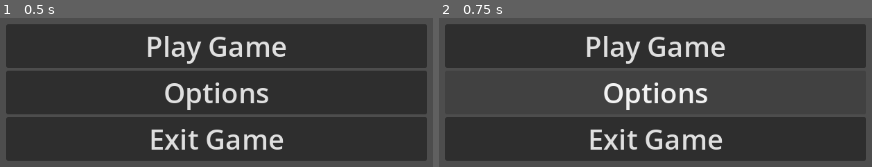
Above: before the commit, frames 1-2 (left to right).
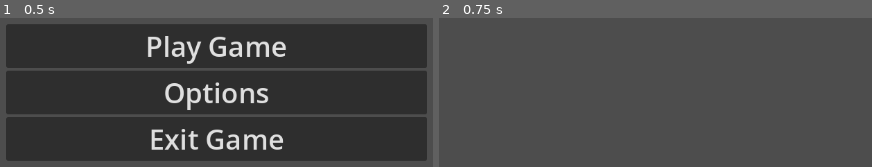
Above: after the commit, the same moments.

Repository: ecclepe-droid/compost-defender
Game: Godot game, scene res://Scenes/starting_screen.tscn
The game is run twice, just before and just after one commit, with the same random seed, the same clock (stepped at 60 frames per second) and the same inputs. Before the commit the project has no main scene; this scene is started directly in both runs.
Inputs:
- Up to frame 1 (0.5 s): no input
- Up to frame 2 (0.75 s): click "Options" at 0.5 s

Frame 1 is identical in both runs. In frame 2, 58% of the frame differs, in the area x 1-99%, y 4-96%.

Commit message:
UI & Level Selecting

Diff:
--- /dev/null
+++ b/compost-defender/Scenes/level_select_screen.gd
@@ -0,0 +1,20 @@
+extends Control
+
+const LEVEL_ONE = preload("res://Scenes/level_1.tscn")
+const STARTING_SCREEN = preload("res://Scenes/starting_screen.tscn")
+
+
+func _ready() -> void:
+	pass
+
+
+func _process(delta: float) -> void:
+	pass
+
+
+func _on_level_one_button_pressed() -> void:
+	get_tree().change_scene_to_packed(LEVEL_ONE)
+
+
+func _on_start_screen_button_pressed() -> void:
+	get_tree().change_scene_to_packed(STARTING_SCREEN)
--- /dev/null
+++ b/compost-defender/Scenes/level_select_screen.tscn
@@ -0,0 +1,73 @@
+[gd_scene format=3 uid="uid://doredddjuxaar"]
+
+[ext_resource type="Script" uid="uid://lxjps4cjxf08" path="res://Scenes/level_select_screen.gd" id="1_cmltv"]
+
+[node name="LevelSelectScreen" type="Control" unique_id=1006004596]
+layout_mode = 3
+anchors_preset = 15
+anchor_right = 1.0
+anchor_bottom = 1.0
+grow_horizontal = 2
+grow_vertical = 2
+script = ExtResource("1_cmltv")
+
+[node name="VBoxContainer" type="VBoxContainer" parent="." unique_id=185897513]
+layout_mode = 1
+anchors_preset = 8
+anchor_left = 0.5
+anchor_top = 0.5
+anchor_right = 0.5
+anchor_bottom = 0.5
+offset_left = -360.5
+offset_top = -31.5
+offset_right = 360.5
+offset_bottom = 31.5
+grow_horizontal = 2
+grow_vertical = 2
+
+[node name="Levels" type="HBoxContainer" parent="VBoxContainer" unique_id=289891882]
+layout_mode = 2
+size_flags_horizontal = 4
+size_flags_vertical = 4
+
+[node name="LevelOneButton" type="Button" parent="VBoxContainer/Levels" unique_id=2124356601]
+layout_mode = 2
+size_flags_horizontal = 6
+size_flags_vertical = 4
+theme_override_font_sizes/font_size = 40
+text = "Level 1"
+
+[node name="LevelTwoButton" type="Button" parent="VBoxContainer/Levels" unique_id=1045815827]
+layout_mode = 2
+size_flags_horizontal = 6
+size_flags_vertical = 4
+theme_override_font_sizes/font_size = 40
+text = "Level 2"
+
+[node name="LevelThreeButton" type="Button" parent="VBoxContainer/Levels" unique_id=1388510629]
+layout_mode = 2
+size_flags_horizontal = 6
+size_flags_vertical = 4
+theme_override_font_sizes/font_size = 40
+text = "Level 3"
+
+[node name="LevelFourButton" type="Button" parent="VBoxContainer/Levels" unique_id=286915383]
+layout_mode = 2
+size_flags_horizontal = 6
+size_flags_vertical = 4
+theme_override_font_sizes/font_size = 40
+text = "Level 4"
+
+[node name="LevelFiveButton" type="Button" parent="VBoxContainer/Levels" unique_id=1973702474]
+layout_mode = 2
+size_flags_horizontal = 6
+size_flags_vertical = 4
+theme_override_font_sizes/font_size = 40
+text = "Level 5"
+
+[node name="StartScreenButton" type="Button" parent="VBoxContainer" unique_id=553846353]
+layout_mode = 2
+text = "Return"
+
+[connection signal="pressed" from="VBoxContainer/Levels/LevelOneButton" to="." method="_on_level_one_button_pressed"]
+[connection signal="pressed" from="VBoxContainer/StartScreenButton" to="." method="_on_start_screen_button_pressed"]
--- /dev/null
+++ b/compost-defender/Scenes/options_screen.tscn
@@ -0,0 +1,9 @@
+[gd_scene format=3 uid="uid://c343el1pye68l"]
+
+[node name="OptionsScreen" type="Control" unique_id=1716377111]
+layout_mode = 3
+anchors_preset = 15
+anchor_right = 1.0
+anchor_bottom = 1.0
+grow_horizontal = 2
+grow_vertical = 2
--- /dev/null
+++ b/compost-defender/Scenes/starting_screen.gd
@@ -0,0 +1,24 @@
+extends Control
+
+const LEVEL_SELECT_SCREEN = preload("res://Scenes/level_select_screen.tscn")
+const OPTIONS_SCREEN = preload("res://Scenes/options_screen.tscn")
+
+
+func _ready() -> void:
+	pass
+
+
+func _process(delta: float) -> void:
+	pass
+
+
+func _on_play_button_pressed() -> void:
+	get_tree().change_scene_to_packed(LEVEL_SELECT_SCREEN)
+
+
+func _on_exit_button_pressed() -> void:
+	get_tree().free()
+
+
+func _on_options_button_pressed() -> void:
+	get_tree().change_scene_to_packed(OPTIONS_SCREEN)
--- a/compost-defender/Scenes/starting_screen.tscn
+++ b/compost-defender/Scenes/starting_screen.tscn
@@ -1,4 +1,6 @@
 [gd_scene format=3 uid="uid://wo6ikdj2tex3"]
+
+[ext_resource type="Script" uid="uid://5356kf4di3fy" path="res://Scenes/starting_screen.gd" id="1_8tbkh"]
 
 [node name="StartingScreen" type="Control" unique_id=1006004596]
 layout_mode = 3
@@ -7,8 +9,9 @@
 anchor_bottom = 1.0
 grow_horizontal = 2
 grow_vertical = 2
+script = ExtResource("1_8tbkh")
 
-[node name="VBoxContainer" type="VBoxContainer" parent="." unique_id=498185193]
+[node name="Buttons" type="VBoxContainer" parent="." unique_id=498185193]
 layout_mode = 1
 anchors_preset = -1
 offset_left = 277.0
@@ -16,17 +19,21 @@
 offset_right = 884.0
 offset_bottom = 515.0
 
-[node name="Button" type="Button" parent="VBoxContainer" unique_id=2124356601]
+[node name="PlayButton" type="Button" parent="Buttons" unique_id=2124356601]
 layout_mode = 2
 theme_override_font_sizes/font_size = 40
 text = "Play Game"
 
-[node name="Button2" type="Button" parent="VBoxContainer" unique_id=1045815827]
+[node name="OptionsButton" type="Button" parent="Buttons" unique_id=1045815827]
 layout_mode = 2
 theme_override_font_sizes/font_size = 40
 text = "Options"
 
-[node name="Button3" type="Button" parent="VBoxContainer" unique_id=1388510629]
+[node name="ExitButton" type="Button" parent="Buttons" unique_id=1388510629]
 layout_mode = 2
 theme_override_font_sizes/font_size = 40
 text = "Exit Game"
+
+[connection signal="pressed" from="Buttons/PlayButton" to="." method="_on_play_button_pressed"]
+[connection signal="pressed" from="Buttons/OptionsButton" to="." method="_on_options_button_pressed"]
+[connection signal="pressed" from="Buttons/ExitButton" to="." method="_on_exit_button_pressed"]
--- a/compost-defender/project.godot
+++ b/compost-defender/project.godot
@@ -11,6 +11,7 @@
 [application]
 
 config/name="Compost Defencer"
+run/main_scene="uid://wo6ikdj2tex3"
 config/features=PackedStringArray("4.6", "Mobile")
 config/icon="res://Sprites/icon.svg"
 
Not shown, added: compost-defender/Scenes/level_select_screen.gd.uid
Not shown, added: compost-defender/Scenes/starting_screen.gd.uid
